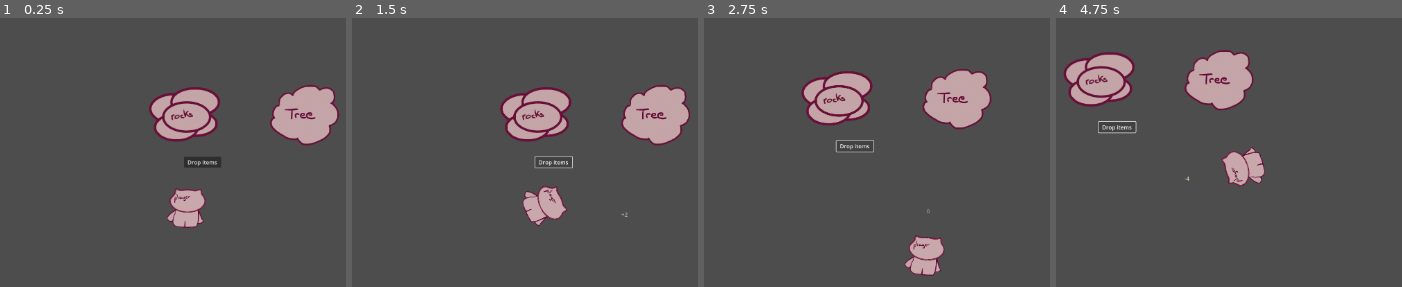
Above: before the commit, frames 1-4 (left to right).
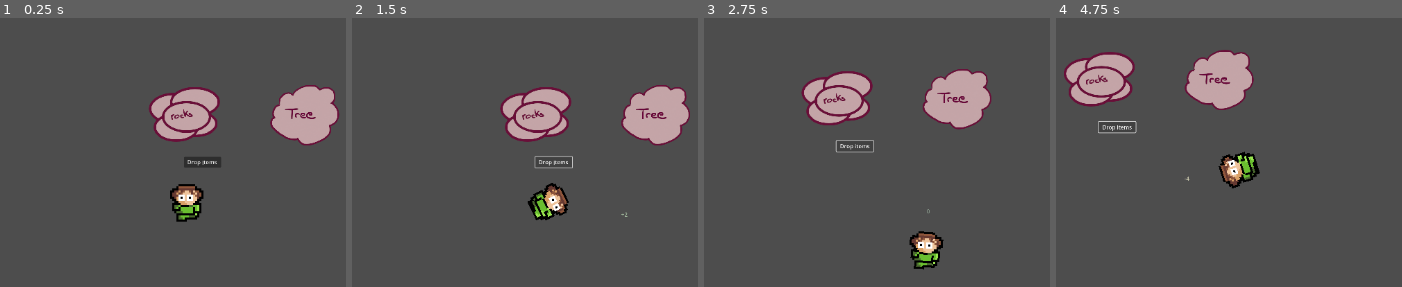
Above: after the commit, the same moments.

Repository: aubindetrez/DigitalReborn
Game: Godot game, scene res://scenes/main_scene.tscn
Two runs of this game, one before a commit and one after it. Both use one fixed random seed, a clock stepped at 60 frames per second and the inputs below.
Inputs:
- Up to frame 1 (0.25 s): no input
- Up to frame 2 (1.5 s): click "Drop items" at 0.5 s; tap Enter (ui_accept) at 1.25 s; hold Right (ui_right) from 1.28 s (still down)
- Up to frame 3 (2.75 s): tap Enter (ui_accept) at 1.52, 2.27 s; release Right (ui_right) at 2.03 s; hold Down (ui_down) from 2.03 s (still down)
- Up to frame 4 (4.75 s): release Down (ui_down) at 2.78 s; hold Right (ui_right) 2.78-3.53 s; hold Up (ui_up) 3.53-4.28 s; tap Enter (ui_accept) at 3.77, 4.52 s; hold Left (ui_left) from 4.28 s (still down)

The runs differ from the first frame. In frame 1, 1.9% of the frame differs, in the area x 43-98%, y 24-79%; in frame 2, 1.7%; in frame 3, 1.5%; in frame 4, 1.7%.

Commit message:
Set texture rendering to nearest and add pixel art character

Diff:
--- a/project.godot
+++ b/project.godot
@@ -17,5 +17,6 @@
 
 [rendering]
 
+textures/canvas_textures/default_texture_filter=0
 renderer/rendering_method="gl_compatibility"
 renderer/rendering_method.mobile="gl_compatibility"
--- a/scenes/main_scene.tscn
+++ b/scenes/main_scene.tscn
@@ -1,36 +1,111 @@
-[gd_scene load_steps=11 format=3 uid="uid://405rg1u3rtsv"]
+[gd_scene load_steps=19 format=3 uid="uid://405rg1u3rtsv"]
 
 [ext_resource type="PackedScene" uid="uid://ub2jublnx2sv" path="res://scenes/TestDropNCraft.tscn" id="1_0hwdm"]
 [ext_resource type="Texture2D" uid="uid://bpp8mxvclcav2" path="res://assets/rock/untitled.png" id="1_5m3iy"]
-[ext_resource type="Texture2D" uid="uid://ynmct4t8veli" path="res://assets/player/0001.png" id="1_g5ema"]
-[ext_resource type="Texture2D" uid="uid://c2vp48i3cjs0e" path="res://assets/player/0002.png" id="2_r4l63"]
-[ext_resource type="Texture2D" uid="uid://isgujvomurc8" path="res://assets/player/0003.png" id="3_10ixu"]
-[ext_resource type="Texture2D" uid="uid://bpwwnri7ahx41" path="res://assets/player/0004.png" id="4_oa4pg"]
-[ext_resource type="Texture2D" uid="uid://my2n1nnxuofb" path="res://assets/player/0005.png" id="5_5rdpf"]
+[ext_resource type="Texture2D" uid="uid://jxfocdnhhdt8" path="res://assets/player/player_v2.png" id="2_uow8f"]
 [ext_resource type="Script" path="res://scenes/Controller.gd" id="6_ok3vd"]
 [ext_resource type="Texture2D" uid="uid://cfifeed5t3ds4" path="res://assets/tree/untitled.png" id="7_7ngbh"]
 
-[sub_resource type="SpriteFrames" id="SpriteFrames_2rri8"]
+[sub_resource type="AtlasTexture" id="AtlasTexture_vrev0"]
+atlas = ExtResource("2_uow8f")
+region = Rect2(0, 0, 32, 32)
+
+[sub_resource type="AtlasTexture" id="AtlasTexture_lcvsa"]
+atlas = ExtResource("2_uow8f")
+region = Rect2(32, 0, 32, 32)
+
+[sub_resource type="AtlasTexture" id="AtlasTexture_d0y3p"]
+atlas = ExtResource("2_uow8f")
+region = Rect2(64, 0, 32, 32)
+
+[sub_resource type="AtlasTexture" id="AtlasTexture_8ka6l"]
+atlas = ExtResource("2_uow8f")
+region = Rect2(96, 0, 32, 32)
+
+[sub_resource type="AtlasTexture" id="AtlasTexture_jcxva"]
+atlas = ExtResource("2_uow8f")
+region = Rect2(0, 64, 32, 32)
+
+[sub_resource type="AtlasTexture" id="AtlasTexture_sacuu"]
+atlas = ExtResource("2_uow8f")
+region = Rect2(32, 64, 32, 32)
+
+[sub_resource type="AtlasTexture" id="AtlasTexture_vc4c8"]
+atlas = ExtResource("2_uow8f")
+region = Rect2(64, 64, 32, 32)
+
+[sub_resource type="AtlasTexture" id="AtlasTexture_xyvsp"]
+atlas = ExtResource("2_uow8f")
+region = Rect2(96, 64, 32, 32)
+
+[sub_resource type="AtlasTexture" id="AtlasTexture_3j3vu"]
+atlas = ExtResource("2_uow8f")
+region = Rect2(0, 32, 32, 32)
+
+[sub_resource type="AtlasTexture" id="AtlasTexture_acbse"]
+atlas = ExtResource("2_uow8f")
+region = Rect2(32, 32, 32, 32)
+
+[sub_resource type="AtlasTexture" id="AtlasTexture_vnii1"]
+atlas = ExtResource("2_uow8f")
+region = Rect2(64, 32, 32, 32)
+
+[sub_resource type="AtlasTexture" id="AtlasTexture_ovk6y"]
+atlas = ExtResource("2_uow8f")
+region = Rect2(96, 32, 32, 32)
+
+[sub_resource type="SpriteFrames" id="SpriteFrames_05rlv"]
 animations = [{
 "frames": [{
 "duration": 1.0,
-"texture": ExtResource("1_g5ema")
+"texture": SubResource("AtlasTexture_vrev0")
 }, {
 "duration": 1.0,
-"texture": ExtResource("2_r4l63")
+"texture": SubResource("AtlasTexture_lcvsa")
 }, {
 "duration": 1.0,
-"texture": ExtResource("3_10ixu")
+"texture": SubResource("AtlasTexture_d0y3p")
 }, {
 "duration": 1.0,
-"texture": ExtResource("4_oa4pg")
+"texture": SubResource("AtlasTexture_8ka6l")
+}],
+"loop": true,
+"name": &"downward",
+"speed": 5.0
+}, {
+"frames": [{
+"duration": 1.0,
+"texture": SubResource("AtlasTexture_jcxva")
 }, {
 "duration": 1.0,
-"texture": ExtResource("5_5rdpf")
+"texture": SubResource("AtlasTexture_sacuu")
+}, {
+"duration": 1.0,
+"texture": SubResource("AtlasTexture_vc4c8")
+}, {
+"duration": 1.0,
+"texture": SubResource("AtlasTexture_xyvsp")
 }],
 "loop": true,
-"name": &"default",
-"speed": 10.0
+"name": &"right",
+"speed": 5.0
+}, {
+"frames": [{
+"duration": 1.0,
+"texture": SubResource("AtlasTexture_3j3vu")
+}, {
+"duration": 1.0,
+"texture": SubResource("AtlasTexture_acbse")
+}, {
+"duration": 1.0,
+"texture": SubResource("AtlasTexture_vnii1")
+}, {
+"duration": 1.0,
+"texture": SubResource("AtlasTexture_ovk6y")
+}],
+"loop": true,
+"name": &"upward",
+"speed": 5.0
 }]
 
 [node name="Node2D" type="Node2D"]
@@ -45,9 +120,10 @@
 
 [node name="PlayerSprite" type="AnimatedSprite2D" parent="Player"]
 position = Vector2(4, -62)
-sprite_frames = SubResource("SpriteFrames_2rri8")
-autoplay = "default"
-frame_progress = 0.318737
+scale = Vector2(6, 6)
+sprite_frames = SubResource("SpriteFrames_05rlv")
+animation = &"right"
+autoplay = "downward"
 
 [node name="Camera2D" type="Camera2D" parent="Player"]
 position = Vector2(6, -196)
Binary file removed: assets/player/libresprite_demo.ase
Binary file added: assets/player/player_v2.ase
Binary file added: assets/player/player_v2.png
Not shown, added: assets/player/player_v2.png.import
